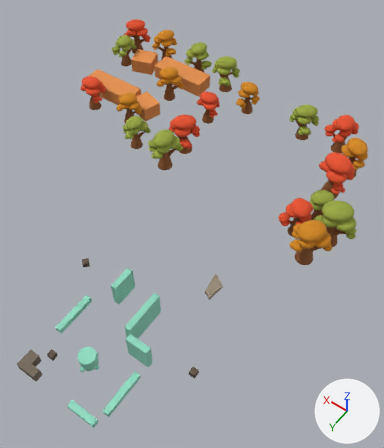
The FBX model Assets/Models/Blocking/Tuto_Blocking/Blocking_Tuto_Decor.fbx, before and after one commit.
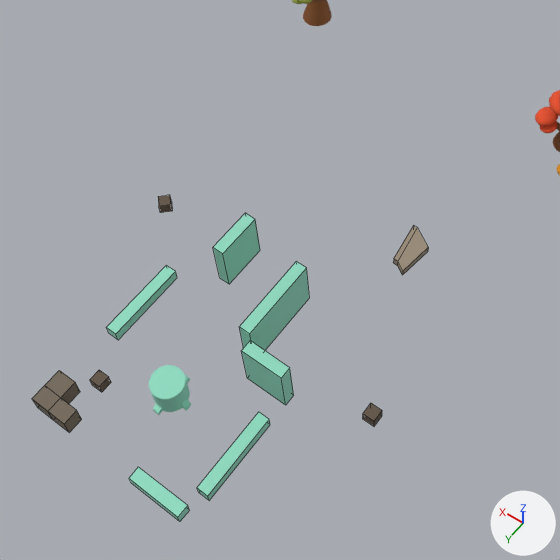
There are two pictures of each version: one whole from a 50 mm lens placed at (-98.2, 117.0, 146.4), pointed at (-32.9, 25.7, 2.9), one close up on the part from 0% to 76% of the width and 35% to 100% of the height. The lights are fixed; the arrows at lower right show +X, +Y and +Z. The close-ups show mesh edges as thin lines.

In view in the first close-up: 'Arbre.004', 'Arbre.012', 'Bureaux.001', 'Caisse.001', 'Caisse.002', 'Caisse.003', 'Casiers.001', 'Decor.001', 'Decor.002', 'Etageres.001', 'Etageres.002', 'Machine', 'Ordinateurs.002', 'Ordinateurs.003'.
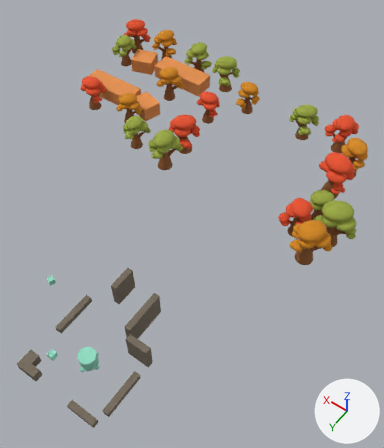
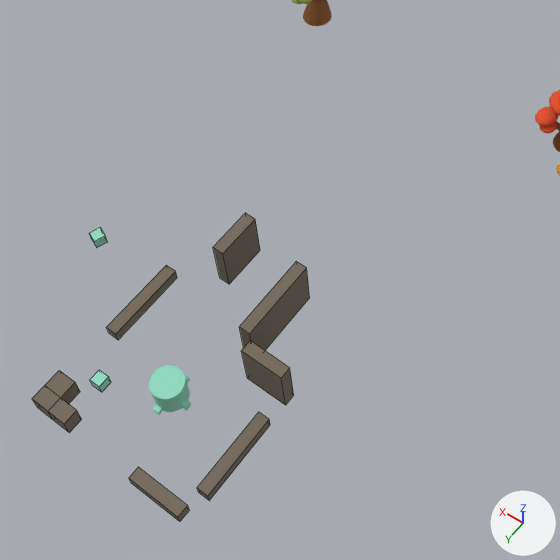
What differs and where, as boxes [x1, y1, x2, y2] in the close-ups (560 x 560 px):
'Ordinateurs.003', recoloured (green to brown): [106, 265, 270, 501] in both
'Ordinateurs.002', recoloured (green to brown): [106, 265, 270, 501] in both
'Etageres.001', recoloured (green to brown): [239, 261, 310, 350] in both
'Casiers.001', recoloured (green to brown): [213, 213, 260, 284] in both
'Etageres.002', recoloured (green to brown): [241, 341, 294, 405] in both
'Bureaux.001', recoloured (green to brown): [129, 467, 189, 522] in both
'Decor.001', deleted (brown): before [393, 225, 428, 275]
'Caisse.001', moved: before [158, 195, 172, 213]; after [89, 228, 108, 248]
'Caisse.003', deleted: before [363, 403, 382, 426]
'Caisse.002', recoloured (brown to green): [90, 370, 111, 392] in both

The change, as a list of edits to the scene's bpy script:
```text
Change me_cube_020:
    where me_cube_020.from_pydata(...)  # 8 vertices, 6 faces; spans x -6.84..0.57, y -1.0..1.0, z -4.75..4.75
    remove me_cube_020.materials.append(mat_elements)  # green #ade7d5
    add me_cube_020.materials.append(mat_meubles)  # brown #756b5d
Change me_cube_012:
    where me_cube_012.from_pydata(...)  # 8 vertices, 6 faces; spans x -1.0..1.0, y -6.84..6.84, z -1.0..1.0
    remove me_cube_012.materials.append(mat_elements)  # green #ade7d5
    add me_cube_012.materials.append(mat_meubles)  # brown #756b5d
Change me_cube_017:
    where me_cube_017.from_pydata(...)  # 8 vertices, 6 faces; spans x -1.0..1.0, y -6.84..1.04, z -4.75..4.75
    remove me_cube_017.materials.append(mat_elements)  # green #ade7d5
    add me_cube_017.materials.append(mat_meubles)  # brown #756b5d
Change me_cube_016:
    where me_cube_016.from_pydata(...)  # 8 vertices, 6 faces; spans x -1.0..1.0, y -6.84..6.84, z -4.75..4.75
    remove me_cube_016.materials.append(mat_elements)  # green #ade7d5
    add me_cube_016.materials.append(mat_meubles)  # brown #756b5d
Change me_cube_005:
    where me_cube_005.from_pydata(...)  # 8 vertices, 6 faces; spans x -4.65..4.65, y -1.0..1.0, z -1.0..1.0
    remove me_cube_005.materials.append(mat_elements)  # green #ade7d5
    add me_cube_005.materials.append(mat_meubles)  # brown #756b5d
Change me_cube_008:
    where me_cube_008.from_pydata(...)  # 8 vertices, 6 faces; spans x -1.0..1.0, y -6.84..6.84, z -1.0..1.0
    remove me_cube_008.materials.append(mat_elements)  # green #ade7d5
    add me_cube_008.materials.append(mat_meubles)  # brown #756b5d
Change me_cube_007:
    where me_cube_007.from_pydata(...)  # 8 vertices, 6 faces; spans x -1.57..0.43, y -1.05..0.95, z -1.0..1.0
    remove me_cube_007.materials.append(mat_porte)  # brown #615345
    add me_cube_007.materials.append(mat_elements)  # green #ade7d5
Change ob_caisse_001:
    ob_caisse_001.location: (-13.1, 57.7, 0.8) -> (-8.7, 69.2, 0.8)
Remove ob_decor_001:
    ob_decor_001 = bpy.data.objects.new('Decor.001', me_plane_013)
    ob_decor_001.location = (-52.2, 42.6, 2.3)
Remove ob_caisse_003:
    ob_caisse_003 = bpy.data.objects.new('Caisse.003', me_cube_006)
    ob_caisse_003.location = (-63.6, 68.6, 3.3)
```
